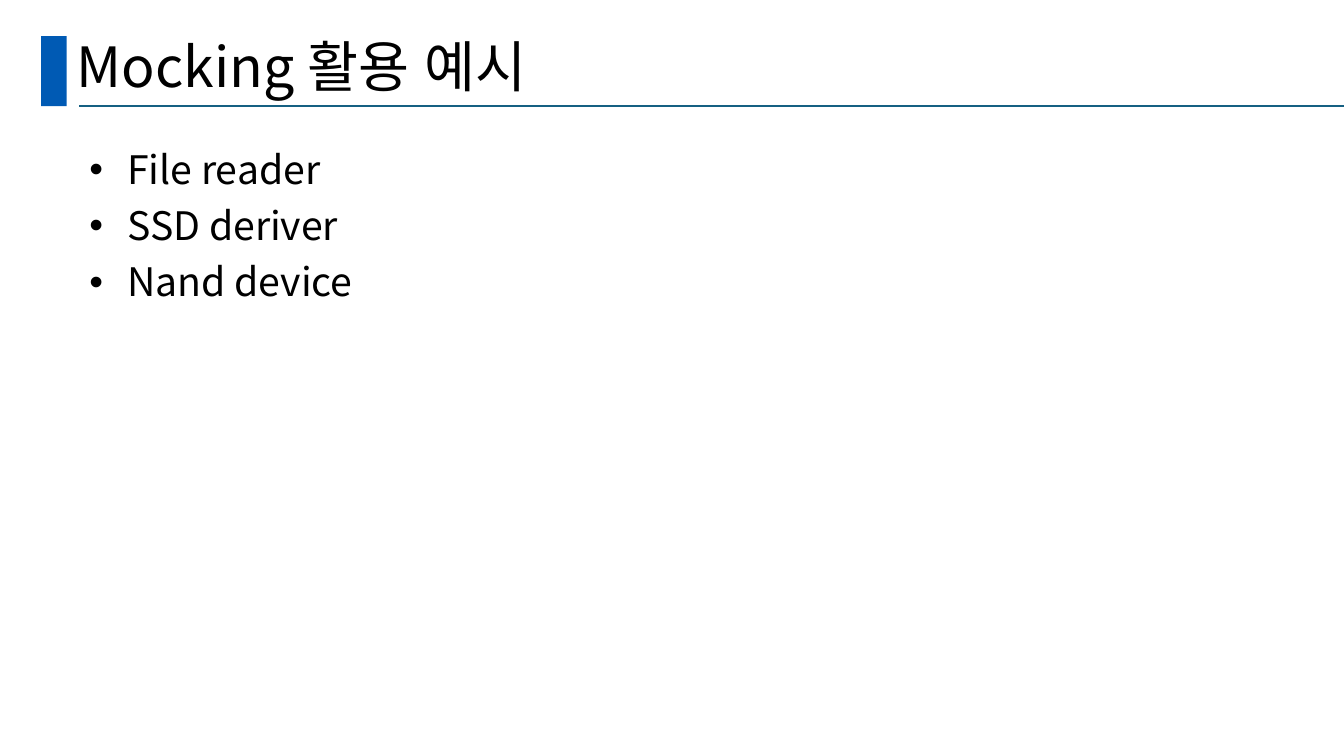
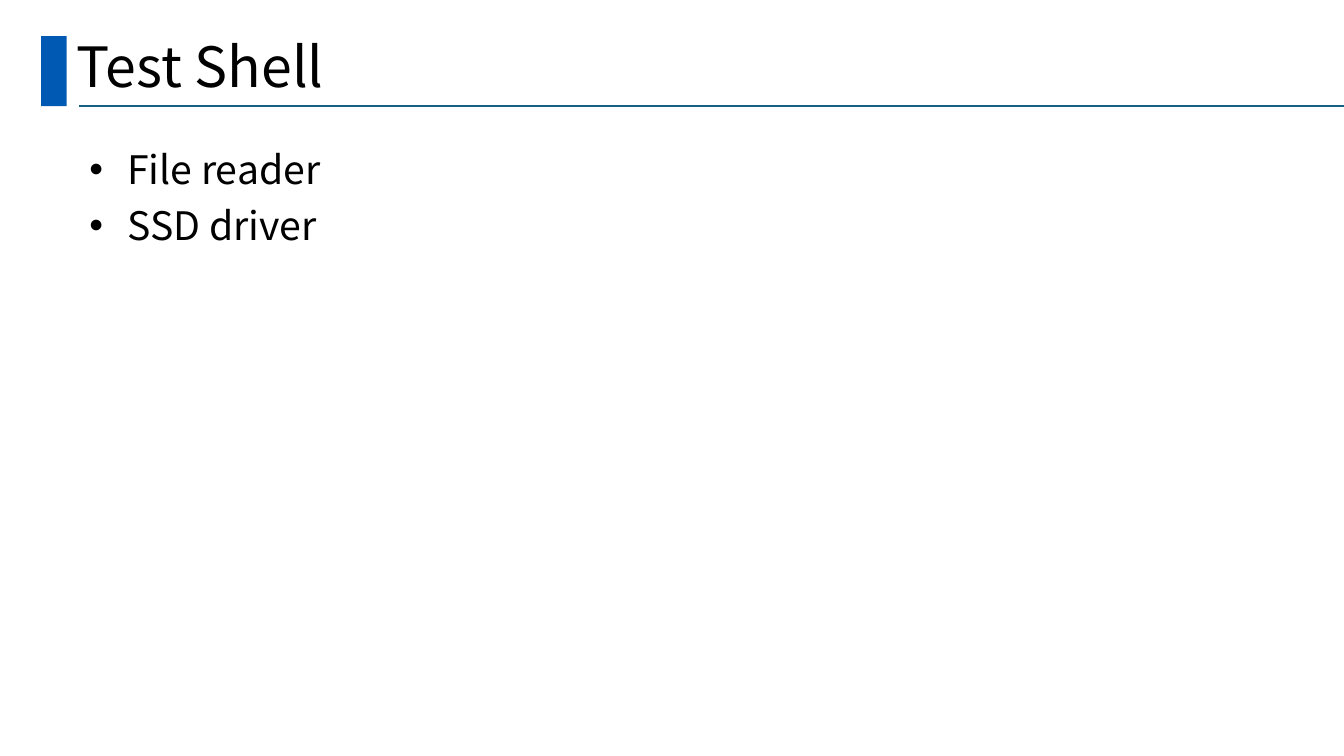
Before and after one commit to hy-ra-na/presentation_Americano, a slide deck: slide 11 of 발표양식.pptx (slide 6 before the commit). Drawn at 1344x756 pixels with LibreOffice and Linux fonts; fonts in the diff are those of the drawing. Boxes give left, top, right and bottom in pixels: in the first picture for what was removed or moved away, otherwise in the second. Text is boxed around its words. In the diff, an @@ line names an element or a change of style, - is before the commit and + after.

Commit message:
update

```diff
--- a/발표양식.pptx
+++ b/발표양식.pptx
@@ title at box(77, 43, 324, 88): text changed @@
-Mocking 활용 예시
+Test Shell
@@ text at box(127, 208, 316, 241): text changed @@
-• SSD deriver
-• Nand device
+• SSD driver
```
Also in this commit, not shown: 3 other slides changed, 9 slides added, 1 slide removed.
